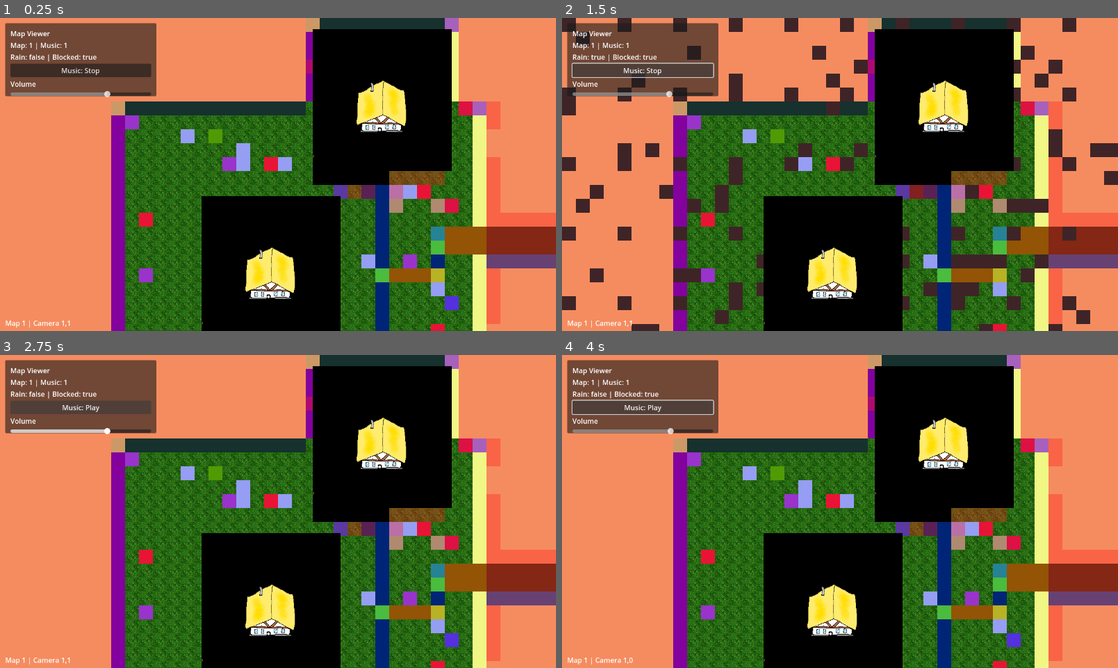
Above: before the commit, frames 1-4 (two rows, left to right).
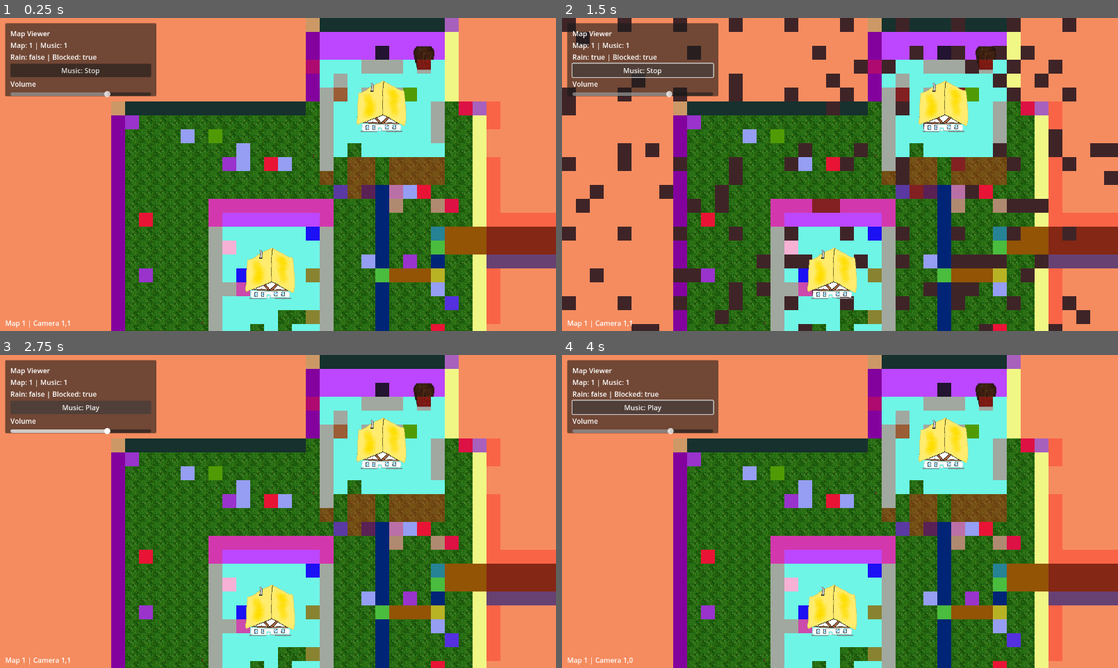
Above: after the commit, the same moments.

Repository: blueavlo-hash/E2026
Game: Godot game, scene res://scenes/Main.tscn
Two runs of this game, one before a commit and one after it. Both use one fixed random seed, a clock stepped at 60 frames per second and the inputs below.
Inputs:
- Up to frame 1 (0.25 s): no input
- Up to frame 2 (1.5 s): tap Enter at 0.5 s; hold Right 0.53-1.25 s; tap R at 0.6 s; click "Music: Play" at 1.25 s
- Up to frame 3 (2.75 s): hold Down from 2.03 s (still down); tap R at 2.1 s
- Up to frame 4 (4 s): tap Space at 2.75 s; release Down at 2.78 s; hold Right 2.78-3.53 s; tap R at 2.85, 3.6 s; tap Enter at 3.5 s; hold Up from 3.53 s (still down)

The runs differ from the first frame. In frame 1, 20% of the frame differs, in the area x 36-82%, y 3-100%; in frame 2, 20%; in frame 3, 20%; in frame 4, 20%.
Error before the commit: Invalid call. Nonexistent function 'lock' in base 'Image'. (res://scripts/map_viewer.gd:244)

Commit message:
Fix Image lock usage for Godot 4

Diff:
--- a/modernization-godot/client-godot/scripts/map_viewer.gd
+++ b/modernization-godot/client-godot/scripts/map_viewer.gd
@@ -241,14 +241,12 @@
 
 
 func _apply_black_colorkey(img: Image) -> void:
-	img.lock()
 	var size = img.get_size()
 	for y in range(size.y):
 		for x in range(size.x):
 			var c = img.get_pixel(x, y)
 			if c.r <= 0.01 and c.g <= 0.01 and c.b <= 0.01:
 				img.set_pixel(x, y, Color(0, 0, 0, 0))
-	img.unlock()
 
 
 func _setup_audio() -> void:
